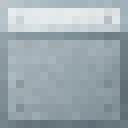
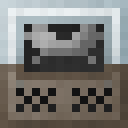
Before/after of a (128, 128) layered artwork. What changed in the layer stack:
showed group "Machine Details" (104 layers) over box(8, 16, 120, 88)
showed "Wide (Shadow)" over box(24, 24, 104, 72)
painted on "Industrial Sawmill 4" over box(24, 24, 104, 64)
painted on "Industrial Sawmill Complete" over box(72, 48, 104, 64)
showed "Wide - (Advanced)" over box(16, 16, 112, 80)
showed group "Lamps" (16 layers) over box(8, 16, 120, 120)
hid "Generator Side" over box(0, 0, 128, 128)
showed "Front - (Advanced)" over box(0, 0, 128, 128)
